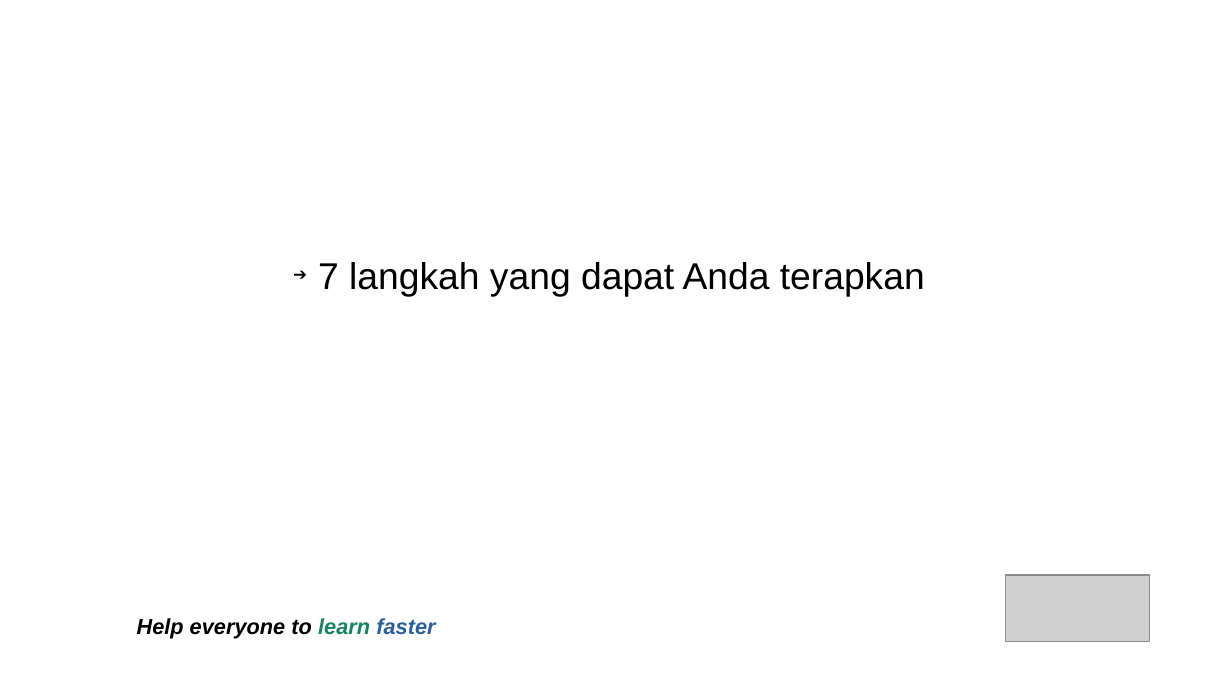
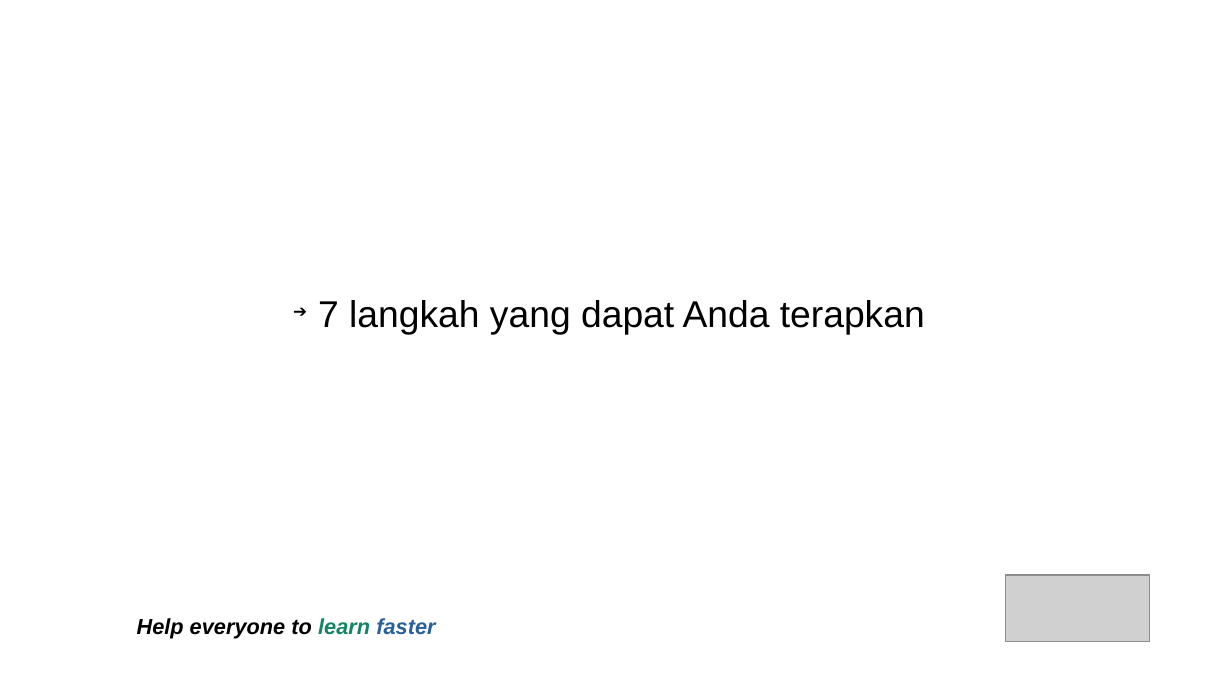
Before and after one commit to jejaksaid/course-flc, a slide deck: slide 3 of Time Management/time-management.pptx. Drawn at 1232x693 pixels with LibreOffice and Linux fonts; fonts in the diff are those of the drawing; grey boxes stand for pictures; background and template pictures are left out. Boxes give left, top, right and bottom in pixels: in the first picture for what was removed or moved away, otherwise in the second. Text is boxed around its words. In the diff, an @@ line names an element or a change of style, - is before the commit and + after.

```diff
--- a/Time Management/time-management.pptx
+++ b/Time Management/time-management.pptx
@@ text "7 langkah yang dapat Anda ...": place and size @@
-text "7 langkah yang dapat Anda ..." at <box>318,262,925,297</box>
+text "7 langkah yang dapat Anda ..." at <box>318,300,925,334</box>
```
Also in this commit, not shown: 56 other slides changed, 1 slide added, 1 slide removed, 2 other files.
